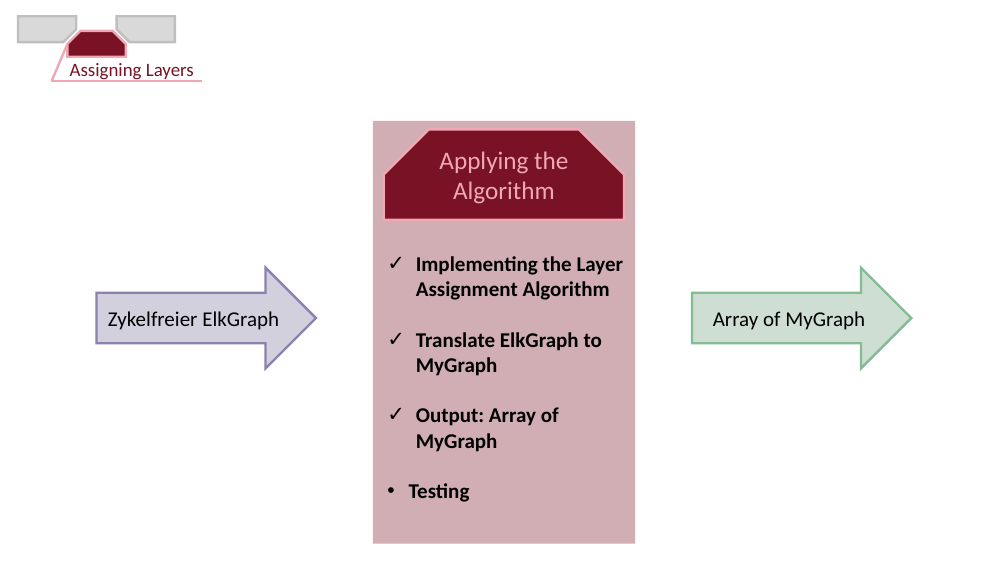
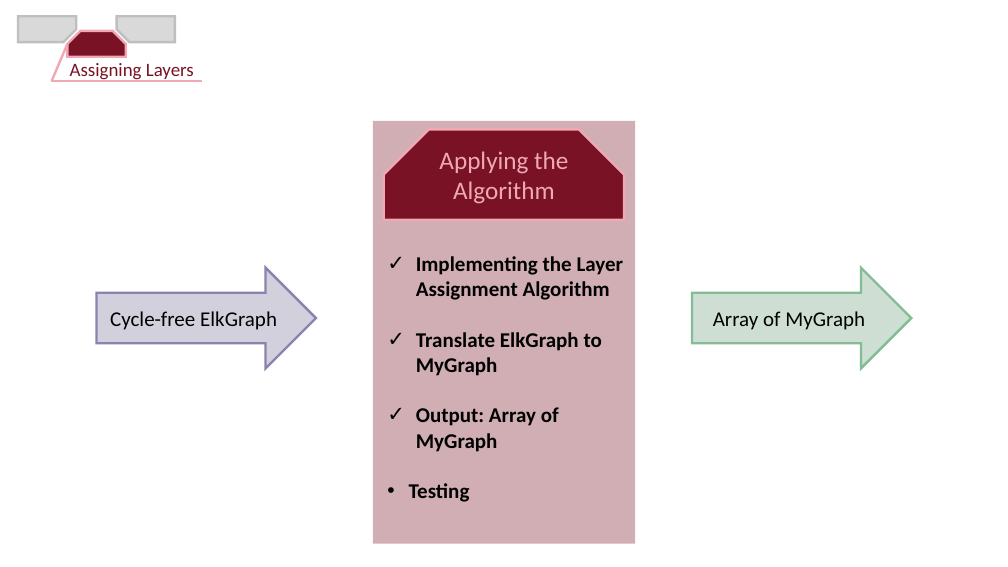
Before and after one commit to fryLA/LAProject, a slide deck: slide 14 of DokuLayerAssignment/ZwischenPräsentation.pptx (slide 12 before the commit). Drawn at 1008x567 pixels with LibreOffice and Linux fonts; fonts in the diff are those of the drawing. Boxes give left, top, right and bottom in pixels: in the first picture for what was removed or moved away, otherwise in the second. Text is boxed around its words. In the diff, an @@ line names an element or a change of style, - is before the commit and + after.

```diff
--- a/DokuLayerAssignment/ZwischenPräsentation.pptx
+++ b/DokuLayerAssignment/ZwischenPräsentation.pptx
@@ text in right arrow at [110,311,277,330]: text changed @@
-Zykelfreier ElkGraph
+Cycle-free ElkGraph
```
Also in this commit, not shown: 4 other slides changed, 5 slides added, 1 slide removed, 1 other file.
